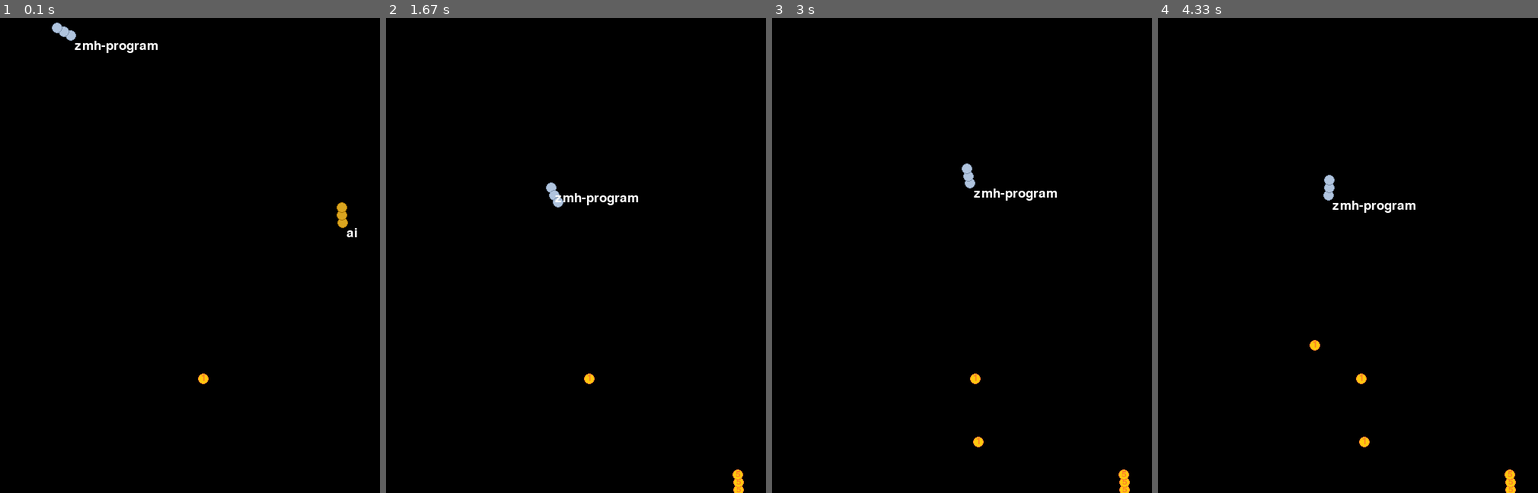
Above: before the commit, frames 1-4 (left to right).
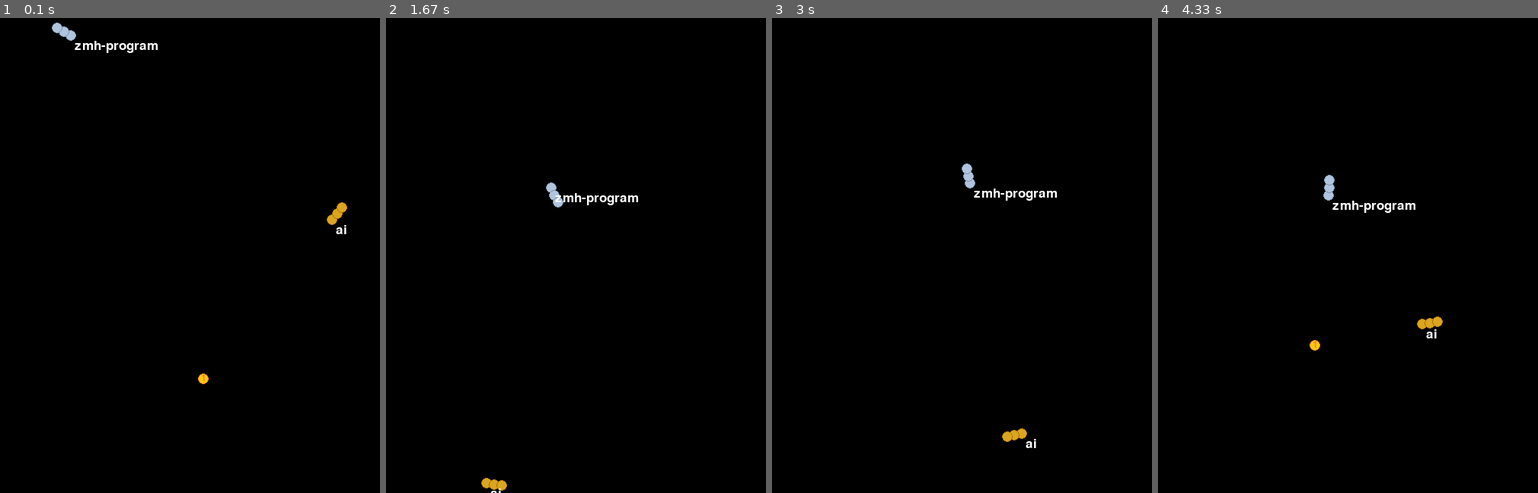
Above: after the commit, the same moments.

Repository: zmh-program/Z-RLSnake
Game: pygame game, started from render.py
Two runs of this game, one before a commit and one after it. Both use one fixed random seed, a clock stepped at 60 frames per second and the inputs below.
Inputs (mouse positions are in pixels of both pictures, inside the frame that each line leads up to):
- Up to frame 1 (0.1 s): no input
- Up to frame 2 (1.67 s): click (576, 189) at 0.38 s; click (709, 260) at 0.72 s; click (576, 265) at 1.05 s; click (outside the picture) at 1.38 s
- Up to frame 3 (3 s): click (935, 383) at 1.72 s; click (outside the picture) at 2.05 s; click (outside the picture) at 2.38 s; click (992, 293) at 2.72 s
- Up to frame 4 (4.33 s): click (1325, 374) at 3.05 s; click (1218, 37) at 3.38 s; click (outside the picture) at 3.72 s; click (1325, 322) at 4.05 s

The runs differ from the first frame. In frame 1, 0.2% of the frame differs, in the area x 85-94%, y 40-47%; in frame 2, 0.3%; in frame 3, 0.4%; in frame 4, 0.4%, in the area x 52-95%, y 62-100%.

Commit message:
1.7.1-alpha

Diff:
--- a/vector/core.py
+++ b/vector/core.py
@@ -17,7 +17,8 @@
 def filter_point(arr: numpy.ndarray):
     # arr.__le__(param.DATA_SIZE).all(), 即Less and Equal ( <= ), 等同于 (arr <= param.DATA_SIZE).all()
     # return arr.__le__(param.DATA_SIZE).all()
-    return ((0 <= arr) & (arr <= param.DATA_SIZE)).all()
+    # 不能为 arr <= param.DATA_SIZE, 最大索引值5, 即长6, 抛出IndexError: index 5 is out of bounds for axis 0 with size 5
+    return ((0 <= arr) & (arr < param.DATA_SIZE)).all()
 
 
 def filter_range(cls: "sprite.SnakeTrainer", coins: "group.CoinGroup", snakes: "group.SnakeGroup") -> numpy.ndarray:
--- a/vector/group.py
+++ b/vector/group.py
@@ -98,7 +98,7 @@
     def iter_combinations(self):
         return combinations(self.snakes, 2)
 
-    def get_closest_coin(self, snake: JuniorSnakeRobot):
+    def get_closest_coin(self, snake: Union[JuniorSnakeRobot, SnakeTrainer]):
         return get_closest_element(snake.head, self.parent.coin_group.coins)
 
     def call_death(self, snake: BaseSnake):
--- a/vector/sprite.py
+++ b/vector/sprite.py
@@ -2,7 +2,7 @@
 
 from param import *
 from .circle import *
-from .vec2d import hypot_percent
+from .vec2d import hypot_percent, get_distance, relu
 from .color import generate_color, generate_background
 from typing import *
 import numpy
@@ -268,7 +268,7 @@
         self._intelligence_border_collide_detection()
 
 
-class SnakeTrainer(BaseSnake):
+class SnakeTrainer(SeniorSnakeRobot):
     def __init__(self, *args, **kwargs):
         super().__init__(*args, **kwargs)
         self.reward_total = 0.
@@ -284,6 +284,8 @@
 
     def update(self):
         super().update()
+        self.pre_detection()
+
         self.reward_total += self.reward_current
         self.handle(self.reward_current)
         self.reward_current = 0.
@@ -295,6 +297,12 @@
     def score_detection(self):
         self.reward_current += self.score__added * 0.1
         super().score_detection()
+
+    def pre_detection(self):
+        coin = self.parent.get_closest_coin(self)
+        if coin:
+            distance = get_distance(coin, self.head)
+            self.reward_current += relu(distance - 100) / 1000
 
     def death(self):
         self.reward_current -= 1
